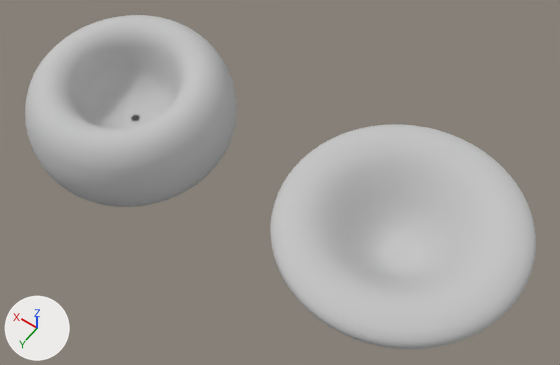
The FBX model Assets/Prefabs/bowl2.fbx: old version first, new version second.
Before and after are seen from a camera (50 mm lens) standing at (-0.143, 0.398, 0.635) and looking at (0.135, 0.009, 0.024). The lights are fixed; the arrows at lower left show +X, +Y and +Z.

The first picture shows 'bowls', 'bowls.001'.
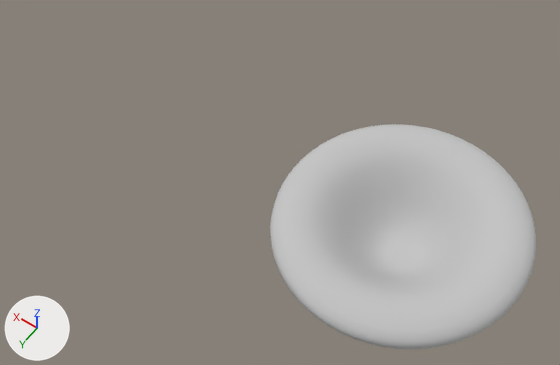
Commit message: fix bowls

The change in detail:
Object 'bowls' (ob_bowls) is deleted.

Where the change shows, as pixel boxes [x1, y1, x2, y2] in the pictures (560 x 365 px):
'bowls', deleted
    before: [25, 15, 237, 207]
